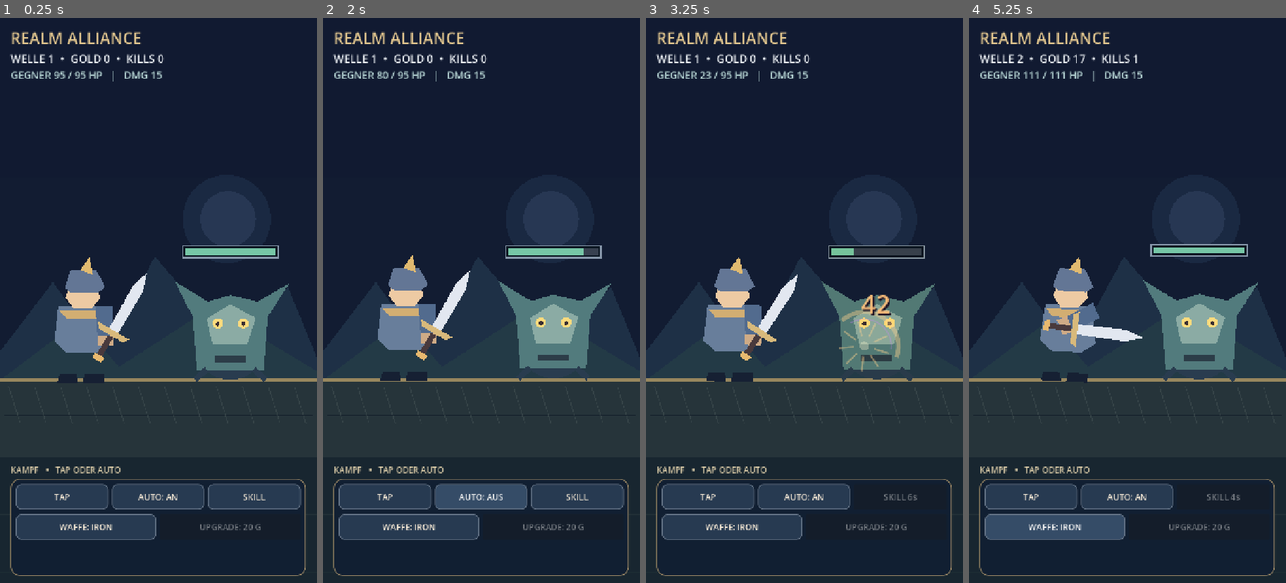
Above: before the commit, frames 1-4 (left to right).
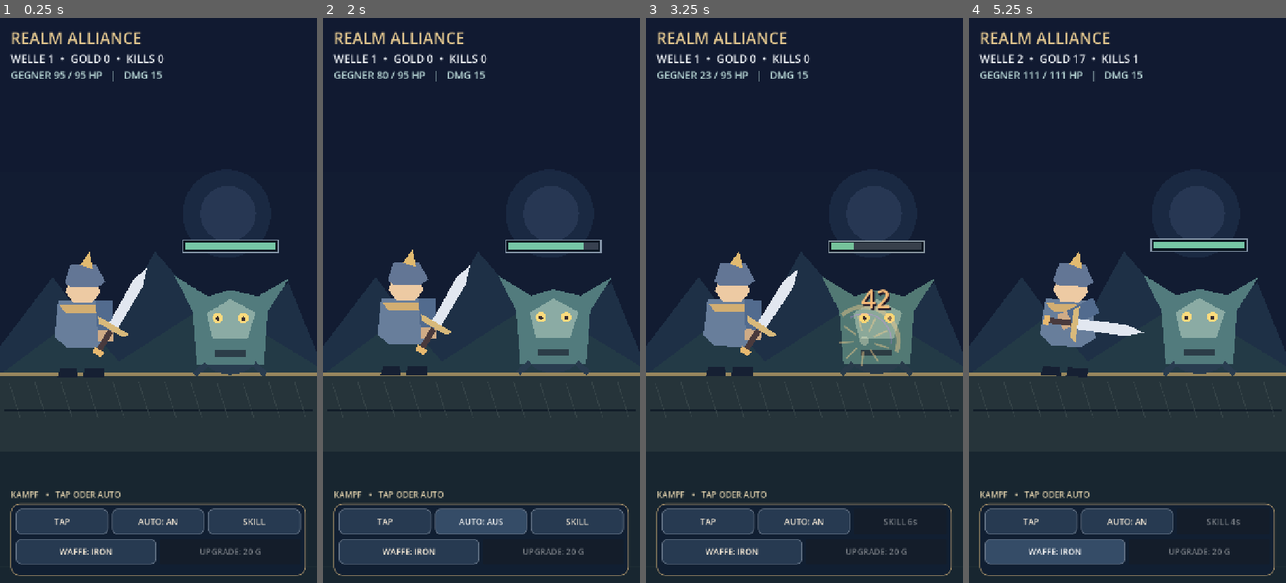
Above: after the commit, the same moments.

Repository: Broosskyy/Realm-Alliance
Game: Godot game, scene res://scenes/main.tscn
The game is run twice, just before and just after one commit, with the same random seed, the same clock (stepped at 60 frames per second) and the same inputs.
Inputs:
- Up to frame 1 (0.25 s): no input
- Up to frame 2 (2 s): click "TAP" at 0.5 s; click "AUTO: AN" at 1.25 s
- Up to frame 3 (3.25 s): click "AUTO: AUS" at 2 s; click "SKILL" at 2.75 s
- Up to frame 4 (5.25 s): click "WAFFE: IRON" at 3.5 s; click "WAFFE: CRYSTAL" at 4.25 s; click "WAFFE: EMBER" at 5 s

The runs differ from the first frame. In frame 1, 14% of the frame differs, in the area x 0-100%, y 39-97%; in frame 2, 14%; in frame 3, 12%; in frame 4, 12%.

Commit message:
fix(godot): reclaim portrait screen space and reduce oversized control panel

Diff:
--- a/godot/realm_alliance/scripts/combat_layout.gd
+++ b/godot/realm_alliance/scripts/combat_layout.gd
@@ -8,11 +8,11 @@
     var h: float = maxf(600.0, viewport_size.y)
     var pad: float = clampf(w * 0.034, 14.0, 30.0)
     var hud_bottom: float = clampf(h * 0.145, 132.0, 194.0)
-    var controls_height: float = clampf(h * 0.172, 180.0, 242.0)
+    var controls_height: float = clampf(h * 0.112, 164.0, 180.0)
     var controls_top: float = h - controls_height - 16.0
     var arena_height: float = maxf(260.0, controls_top - hud_bottom)
     var scale_factor: float = minf(w / 720.0, arena_height / 720.0)
-    var scene_origin := Vector2(w * 0.5, hud_bottom + arena_height * 0.60)
+    var scene_origin := Vector2(w * 0.5, hud_bottom + arena_height * 0.55)
     var tap_origin := scene_origin + Vector2(-348.0, -306.0) * scale_factor
     var tap_size := Vector2(696.0, 610.0) * scale_factor
     return {
